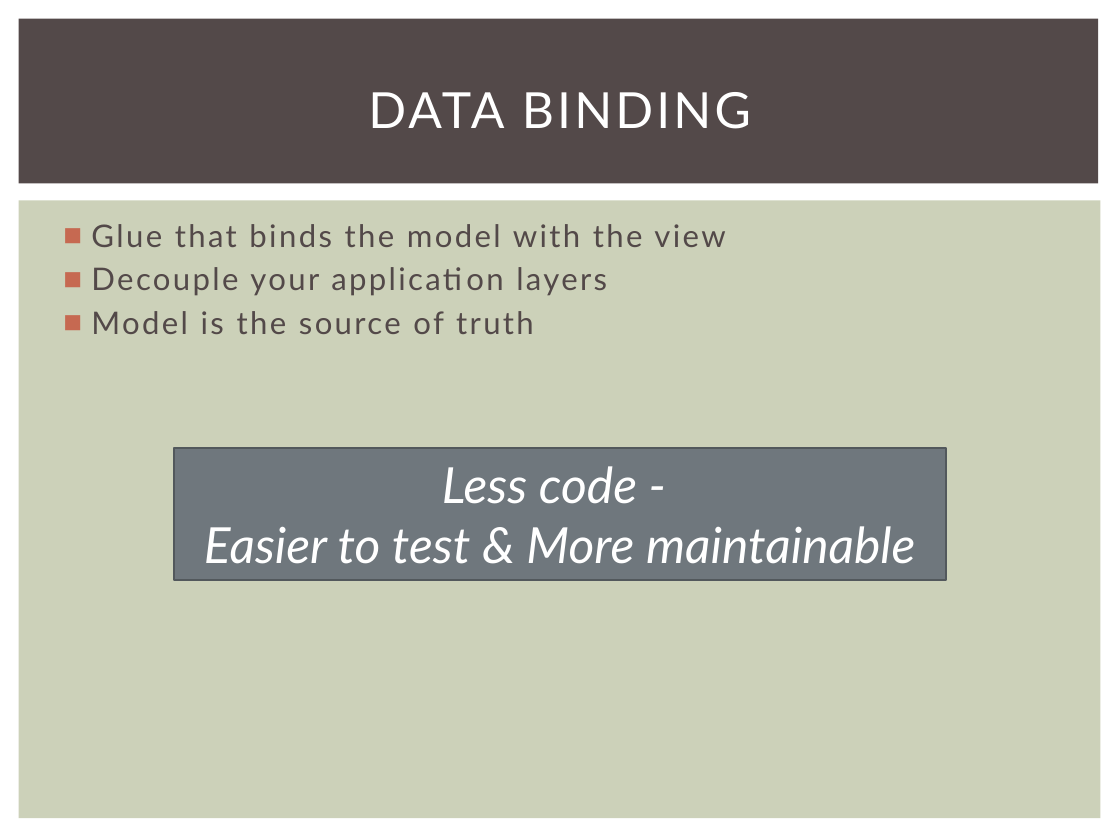
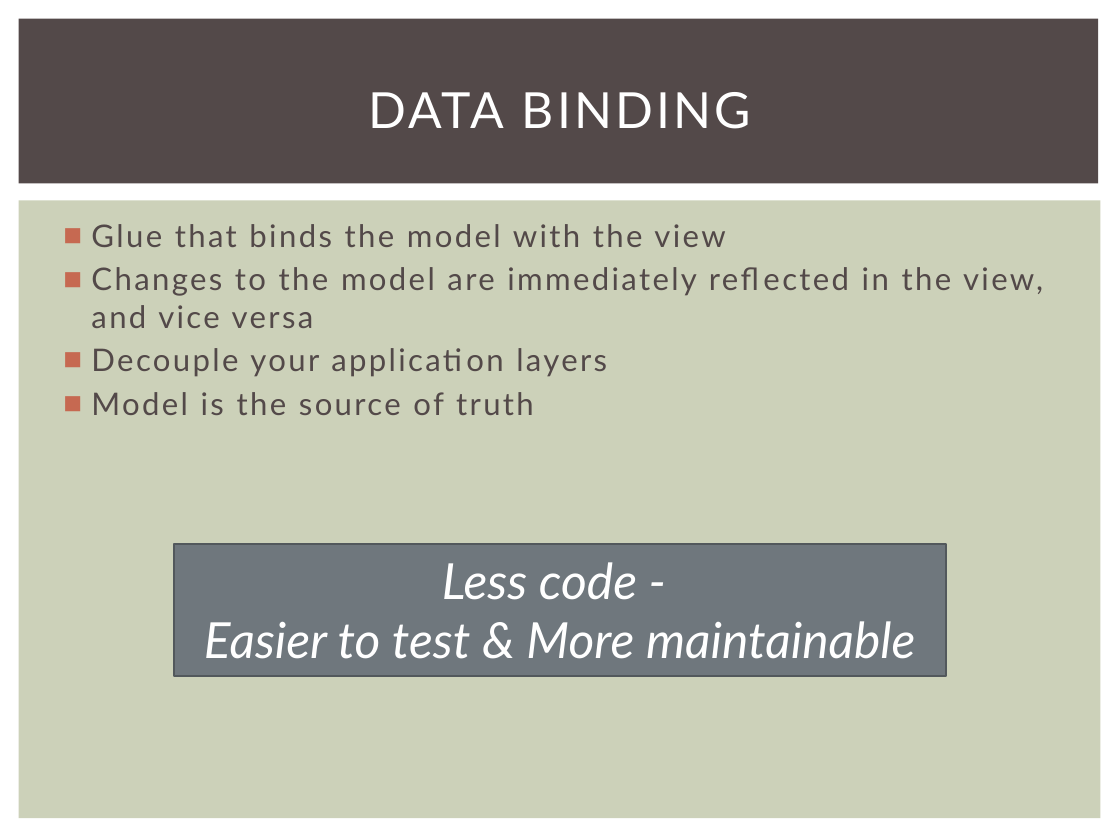
Before and after one commit to briangarofola/angularjs-meetup-portland, a slide deck: slide 8 of angularjs-meetup-portland.pptx (slide 7 before the commit). Drawn at 1120x840 pixels with LibreOffice and Linux fonts; fonts in the diff are those of the drawing. Boxes give left, top, right and bottom in pixels: in the first picture for what was removed or moved away, otherwise in the second. Text is boxed around its words. In the diff, an @@ line names an element or a change of style, - is before the commit and + after.

```diff
--- a/angularjs-meetup-portland.pptx
+++ b/angularjs-meetup-portland.pptx
@@ text at box(91, 267, 1043, 328): paragraph added @@
+■ Changes to the model are immediately reflected in the view, and vice versa
@@ rectangle "Less code -": place and size @@
-rectangle "Less code -" at box(174, 448, 946, 580)
+rectangle "Less code -" at box(174, 544, 946, 676)
```
Also in this commit, not shown: 6 other slides changed, 1 slide added, 3 other files.
